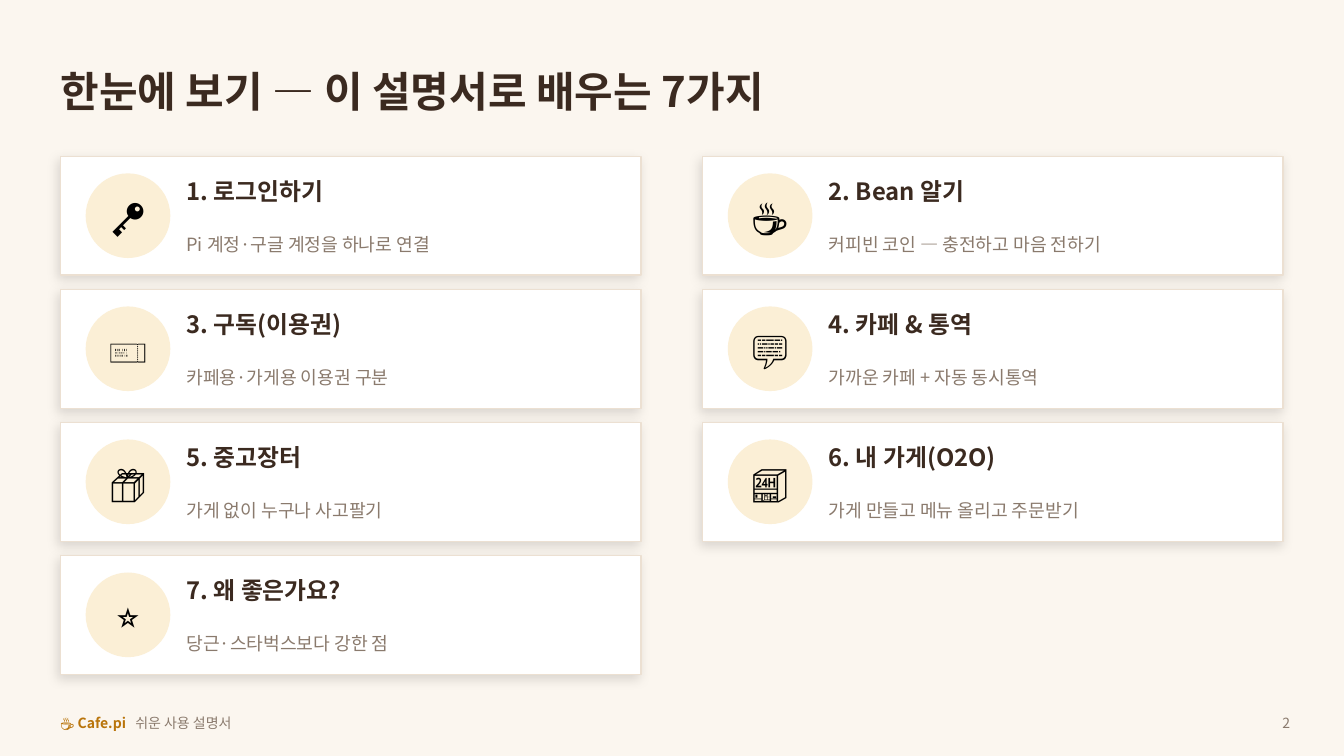
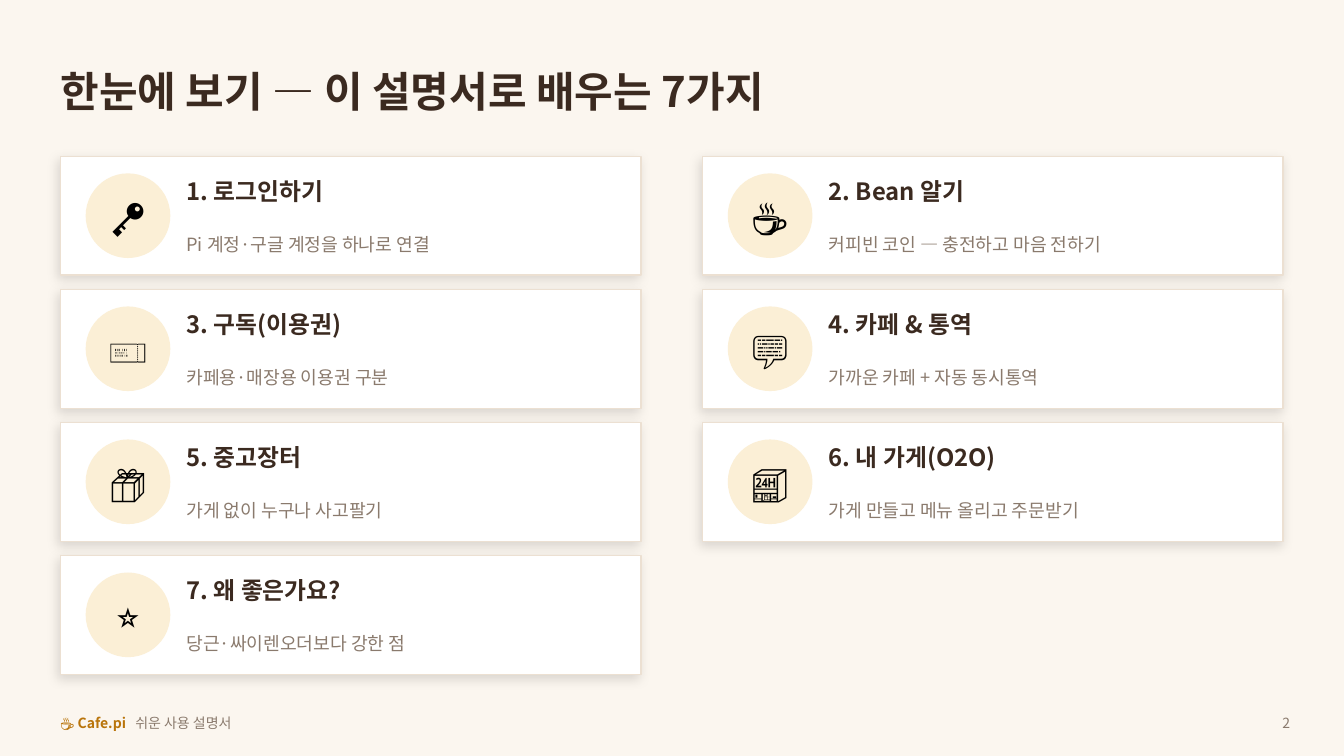
Before and after one commit to anakinwon/loginpi, a slide deck: slide 2 of docs/Cafe.pi_쉬운_사용자매뉴얼.pptx. Drawn at 1344x756 pixels with LibreOffice and Linux fonts; fonts in the diff are those of the drawing. Boxes give left, top, right and bottom in pixels: in the first picture for what was removed or moved away, otherwise in the second. Text is boxed around its words. In the diff, an @@ line names an element or a change of style, - is before the commit and + after.

```diff
--- a/docs/Cafe.pi_쉬운_사용자매뉴얼.pptx
+++ b/docs/Cafe.pi_쉬운_사용자매뉴얼.pptx
@@ text at (186, 369, 388, 386): text changed @@
-카페용·가게용 이용권 구분
+카페용·매장용 이용권 구분
@@ text at (186, 635, 405, 652): text changed @@
-당근·스타벅스보다 강한 점
+당근·싸이렌오더보다 강한 점
```
Also in this commit, not shown: 6 other slides changed.
